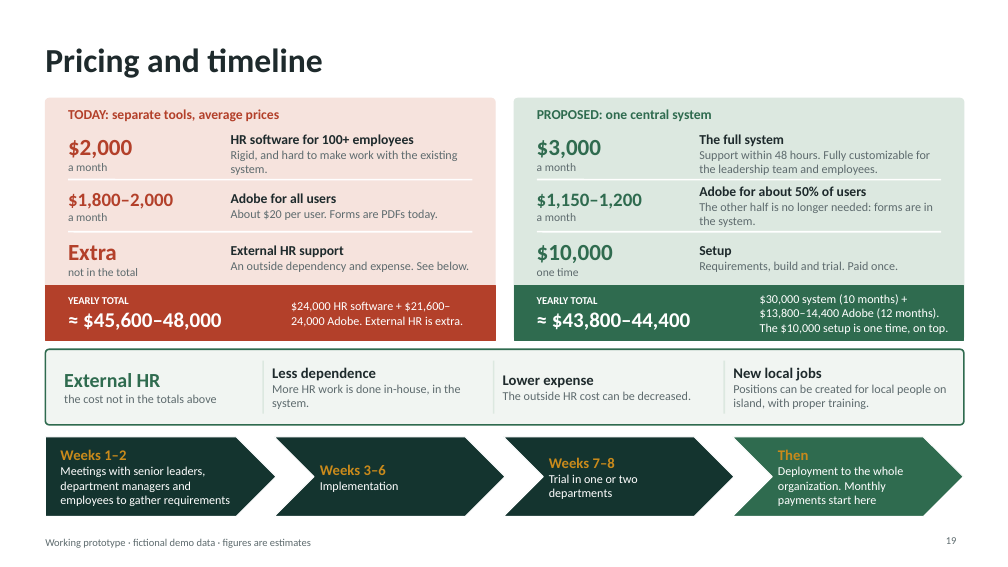
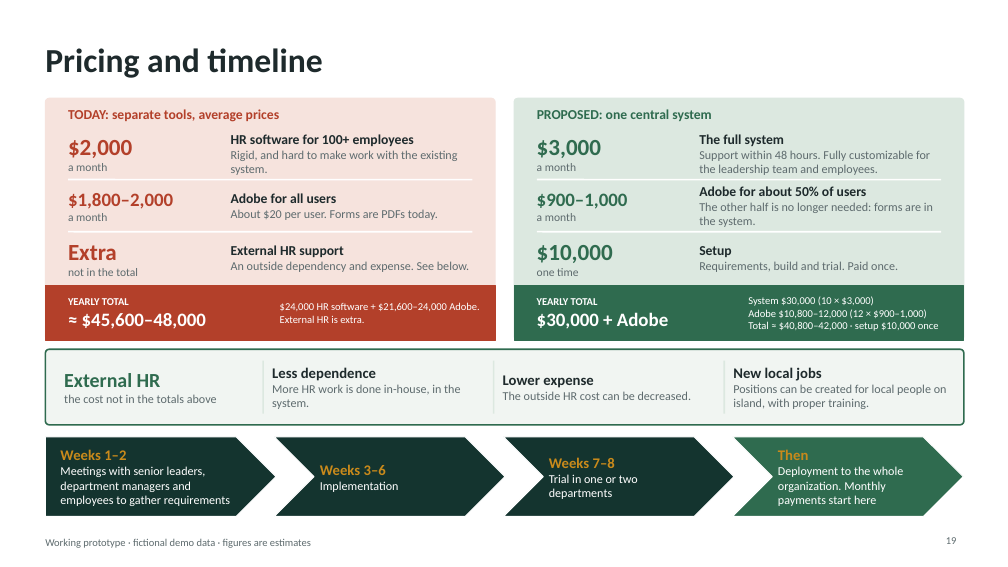
Before and after one commit to AndalibOlee/Portfolio, a slide deck: slide 19 of demo-platform/docs/DEMO_Executive_Presentation.pptx. Drawn at 1008x567 pixels with LibreOffice and Linux fonts; fonts in the diff are those of the drawing. Boxes give left, top, right and bottom in pixels: in the first picture for what was removed or moved away, otherwise in the second. Text is boxed around its words. In the diff, an @@ line names an element or a change of style, - is before the commit and + after.

```diff
--- a/demo-platform/docs/DEMO_Executive_Presentation.pptx
+++ b/demo-platform/docs/DEMO_Executive_Presentation.pptx
@@ text at (537, 193, 628, 209): text changed @@
-$1,150–1,200
+$900–1,000
@@ text "$24,000 HR software + $21,600–24,000 ...": place and size @@
-text "$24,000 HR software + $21,600–24,000 ..." at (291, 301, 463, 327)
+text "$24,000 HR software + $21,600–24,000 ..." at (280, 302, 479, 323)
@@ text "$24,000 HR software + $21,600–24,000 ..." at (280, 302, 479, 323): size 11.5 to 10 pt @@
@@ text at (748, 296, 939, 331): text changed; size 11.5 to 10 pt @@
-$30,000 system (10 months) + $13,800–14,400 Adobe (12 months). The $10,000 setup is one time, on top.
+System $30,000 (10 × $3,000)
+Adobe $10,800–12,000 (12 × $900–1,000)
+Total ≈ $40,800–42,000 · setup $10,000 once
@@ text at (82, 313, 206, 328): size 20 to 18 pt in "≈ $45,600–48,000" @@
@@ text at (537, 312, 668, 328): text changed; size 20 to 18 pt @@
-≈ $43,800–44,400
+$30,000 + Adobe
```
Also in this commit, not shown: 2 other files.
